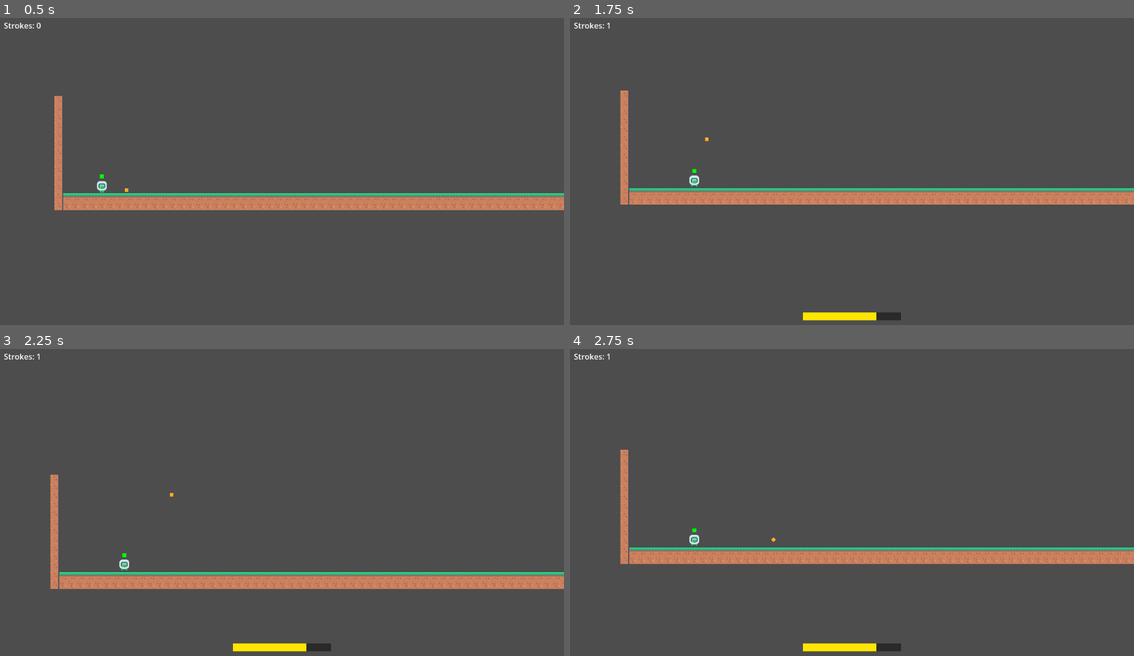
Above: before the commit, frames 1-4 (two rows, left to right).
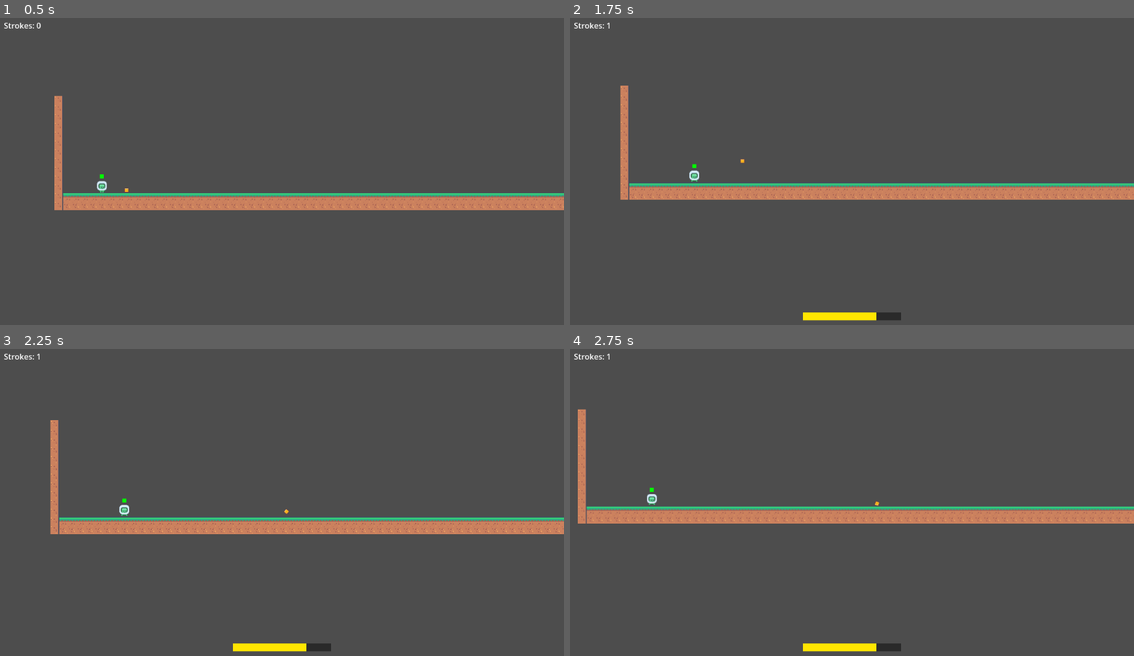
Above: after the commit, the same moments.

Repository: tyler-mcneer/golfr
Game: Godot game, scene res://scenes/holes/hole_01/hole_test.tscn
The game is run twice, just before and just after one commit, with the same random seed, the same clock (stepped at 60 frames per second) and the same inputs.
Inputs:
- Up to frame 1 (0.5 s): no input
- Up to frame 2 (1.75 s): hold Right (move_right) from 0.53 s (still down); tap Shift (dash) at 0.6, 1.35 s; tap Space (jump) at 0.77, 1.52 s
- Up to frame 3 (2.25 s): release Right (move_right) at 2.03 s; hold Left (move_left) from 2.03 s (still down); tap Shift (dash) at 2.1 s
- Up to frame 4 (2.75 s): keep holding Left (move_left)

Frame 1 is identical in both runs. In frame 2, 4.3% of the frame differs, in the area x 8-100%, y 22-61%; in frame 3, 11%; in frame 4, 11%, in the area x 1-100%, y 19-71%.

Commit message:
Changed default aim angle to 45 degrees

Diff:
--- a/ball.gd
+++ b/ball.gd
@@ -84,6 +84,9 @@
 		var holes := get_tree().get_nodes_in_group("golf_hole")
 		if holes.size() > 0:
 			aim_angle = 0.0 if holes[0].global_position.x >= global_position.x else -PI
+	else:
+		var hole := get_tree().get_first_node_in_group("golf_hole")
+		aim_angle = -PI / 4.0 if hole == null or hole.global_position.x >= global_position.x else -3.0 * PI / 4.0
 	player_lock.emit(true)
 	ball_state_changed.emit(State.AIMING)
 	_set_aim_arrow_visible(true)
